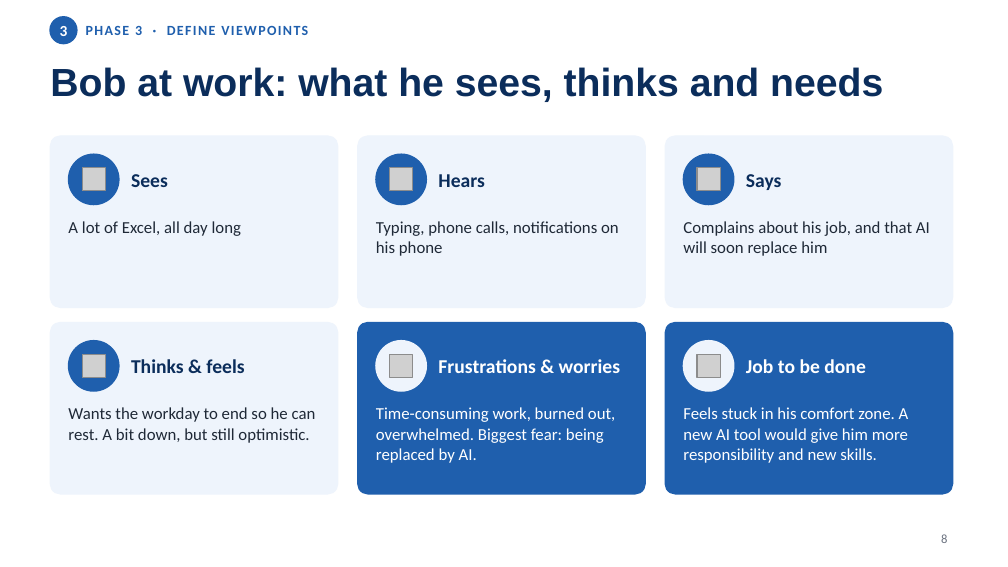
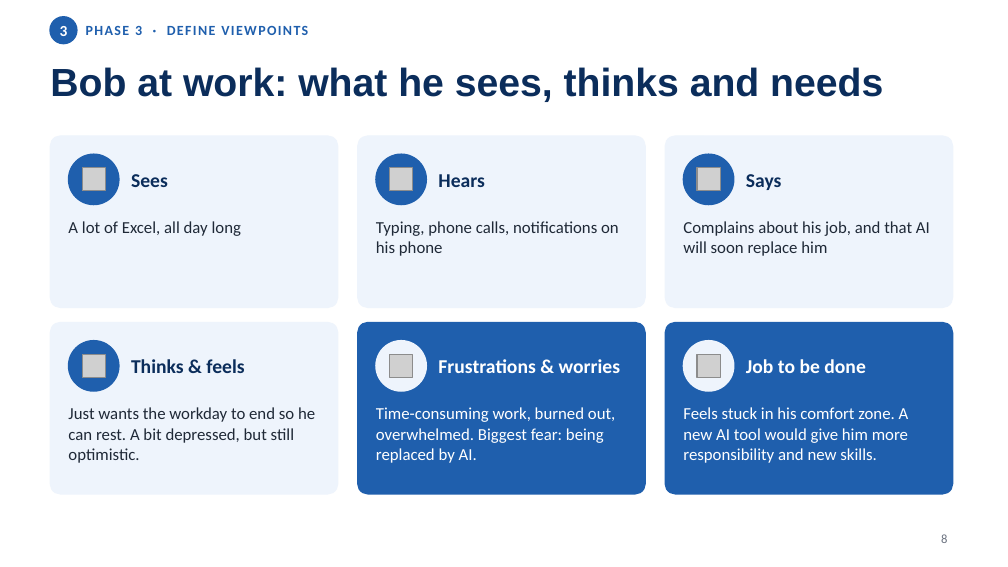
Before and after one commit to niv1999/liebherr-hackathon-2026, a slide deck: slide 8 of Liebherr5_DesignThinking_Journey.pptx. Drawn at 1008x567 pixels with LibreOffice and Linux fonts; fonts in the diff are those of the drawing; grey boxes stand for pictures. Boxes give left, top, right and bottom in pixels: in the first picture for what was removed or moved away, otherwise in the second. Text is boxed around its words. In the diff, an @@ line names an element or a change of style, - is before the commit and + after.

```diff
--- a/Liebherr5_DesignThinking_Journey.pptx
+++ b/Liebherr5_DesignThinking_Journey.pptx
@@ text at (68,407,315,463): text changed @@
-Wants the workday to end so he can rest. A bit down, but still optimistic.
+Just wants the workday to end so he can rest. A bit depressed, but still optimistic.
```
Also in this commit, not shown: 4 other slides changed, 1 other file.
